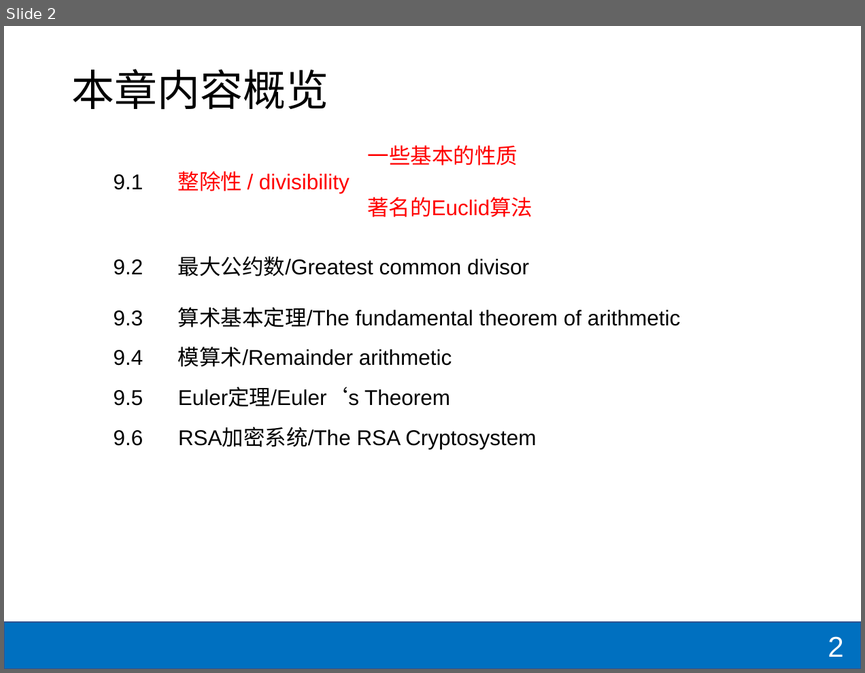
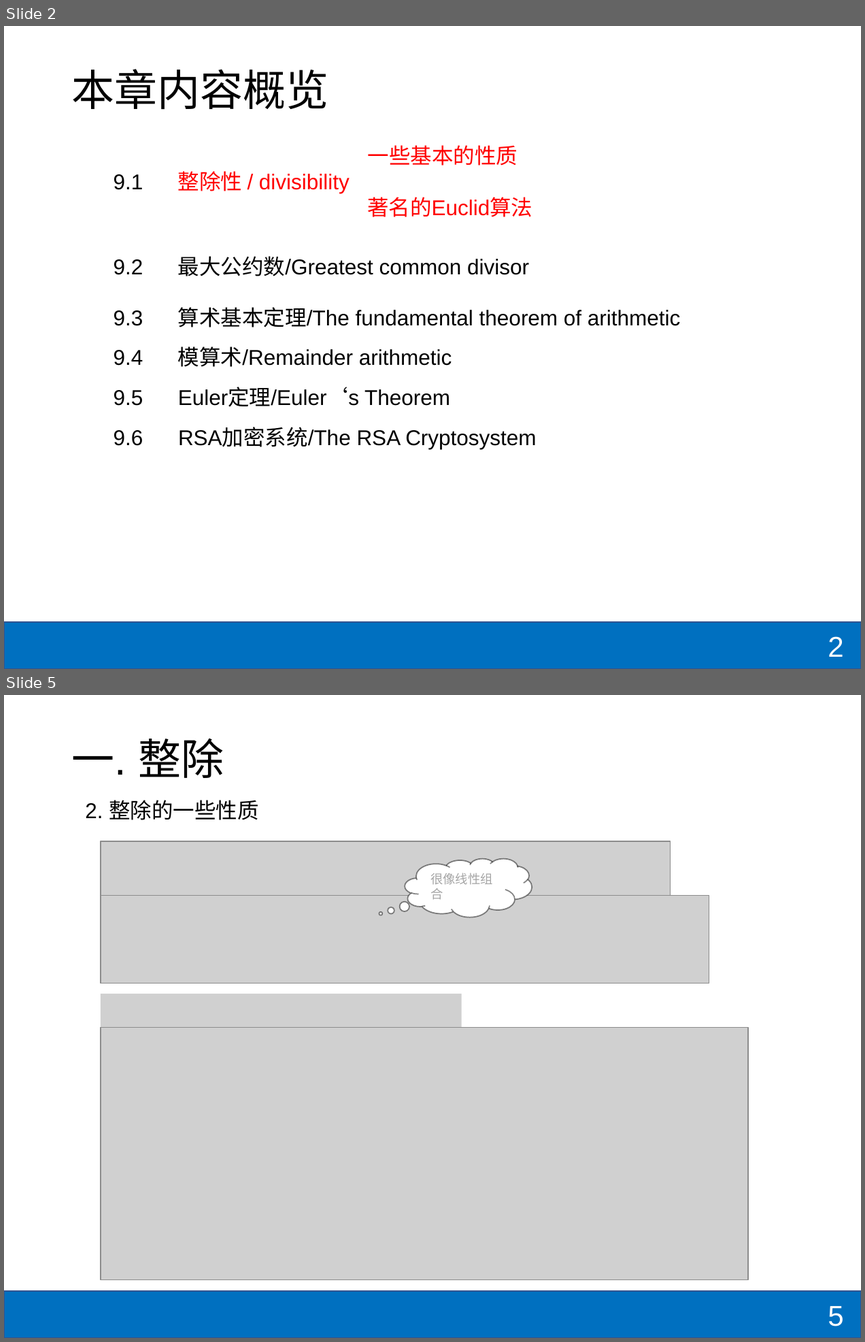
Before and after one commit to shzaiz/dx-public, a slide deck: notes/notes/mcs/9-number-theory/number.pptx. Shown one above the other, each under a label of ours: slide 2 before the commit, slides 2 and 5 after it; the slides between them are not shown. The pictures are 865x673 and 865x1342 pixels, drawn with LibreOffice and Linux fonts; fonts in the diff are those of the drawing; grey boxes stand for pictures. Boxes give left, top, right and bottom in pixels: in the first picture for what was removed or moved away, otherwise in the second. Text is boxed around its words. In the diff, an @@ line names an element or a change of style, - is before the commit and + after.

```diff
--- a/notes/notes/mcs/9-number-theory/number.pptx
+++ b/notes/notes/mcs/9-number-theory/number.pptx
@@ slide 5 added at <box>4,695,861,1338</box>, background #FFFFFF; not listed: 1 template element that a slide beside it also shows @@
@@ title added at <box>71,739,224,778</box>, 36 pt, text #000000 @@
+一. 整除
@@ text added at <box>85,800,258,820</box>, 18 pt, text #000000 @@
+2. 整除的一些性质
@@ picture added at <box>101,841,670,907</box> @@
@@ thought cloud added at <box>405,859,532,917</box>, fill #FFFFFF, outline #000000 1 pt, 10.5 pt, text #A6A6A6 @@
+很像线性组合
@@ picture added at <box>101,896,709,983</box> @@
@@ picture added at <box>101,993,462,1028</box> @@
@@ picture added at <box>101,1028,749,1279</box> @@
@@ page number added at <box>827,1306,843,1326</box>, 24 pt, text #FFFFFF @@
+5
```
Also in this commit, not shown: 6 other slides added, 12 other files.
